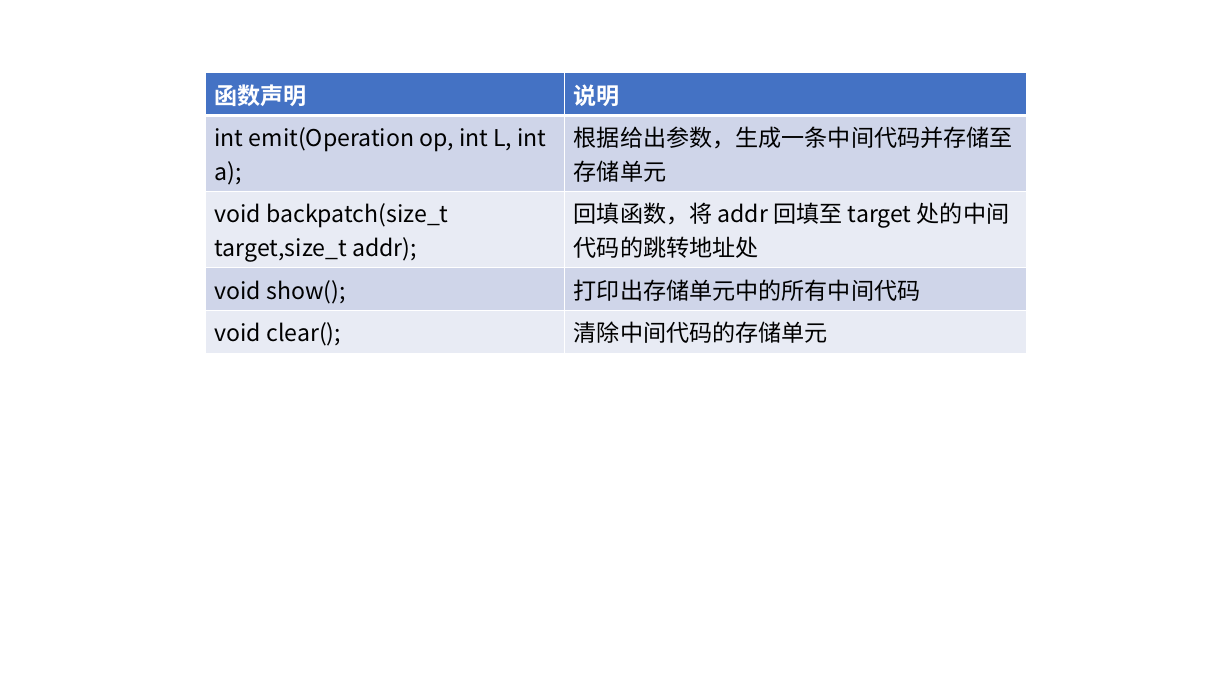
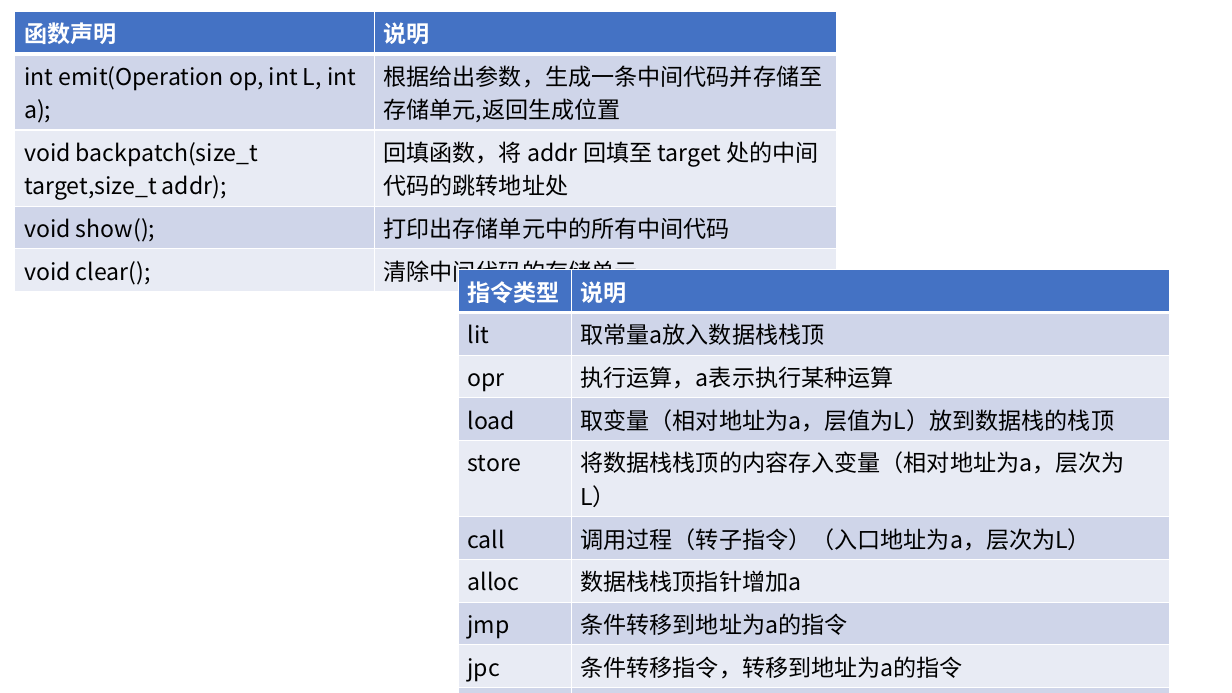
Before and after one commit to 162210107/compiler, a slide deck: slide 10 of docx/画图.pptx. Drawn at 1232x693 pixels with LibreOffice and Linux fonts; fonts in the diff are those of the drawing. Boxes give left, top, right and bottom in pixels: in the first picture for what was removed or moved away, otherwise in the second. Text is boxed around its words. In the diff, an @@ line names an element or a change of style, - is before the commit and + after.

Commit message:
文档与代码初步全部完成

```diff
--- a/docx/画图.pptx
+++ b/docx/画图.pptx
@@ table at (15, 11, 836, 289) @@
-row 2, column 2: 根据给出参数，生成一条中间代码并存储至存储单元
+row 2, column 2: 根据给出参数，生成一条中间代码并存储至存储单元,返回生成位置
@@ table: place and size @@
-table at (205, 73, 1027, 350)
+table at (15, 11, 836, 289)
@@ table added at (458, 270, 1169, 685), 11 rows, 2 columns @@
+指令类型 | 说明
+lit | 取常量a放入数据栈栈顶
+opr | 执行运算，a表示执行某种运算
+load | 取变量（相对地址为a，层值为L）放到数据栈的栈顶
+store | 将数据栈栈顶的内容存入变量（相对地址为a，层次为L）
+call | 调用过程（转子指令）（入口地址为a，层次为L）
+alloc | 数据栈栈顶指针增加a
+jmp | 条件转移到地址为a的指令
+jpc | 条件转移指令，转移到地址为a的指令
+red | 读数据并存入变量（相对地址为a，层次为L）
+wrt | 将栈顶内容输出
```
Also in this commit, not shown: 3 other slides changed, 13 slides added, 3 slides removed, 4 other files.
